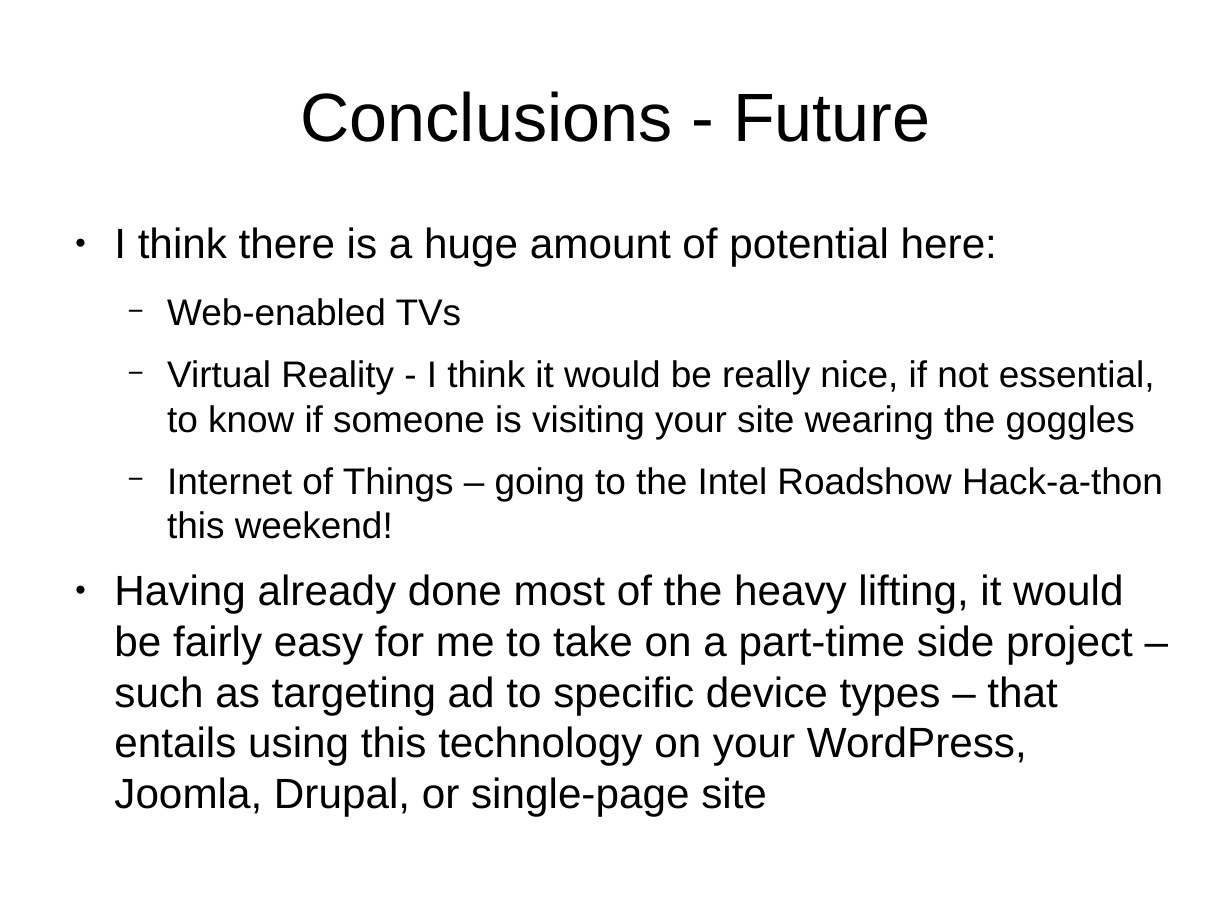
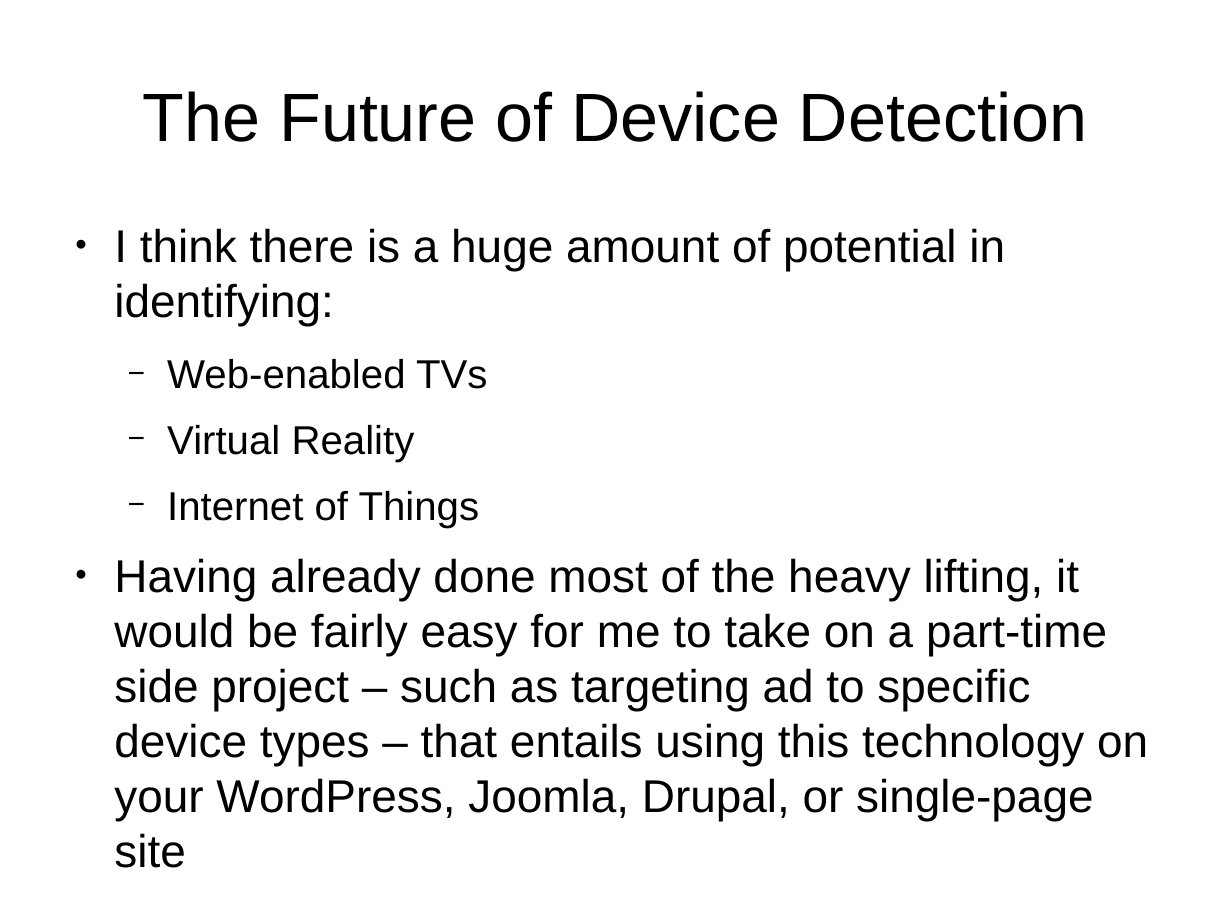
Before and after one commit to tomwhartung/jmws_accoutrements, a slide deck: slide 23 of presentations/2016_07-Drupal/9-slides.odp. Drawn at 1232x924 pixels with LibreOffice and Linux fonts; fonts in the diff are those of the drawing. Boxes give left, top, right and bottom in pixels: in the first picture for what was removed or moved away, otherwise in the second. Text is boxed around its words. In the diff, an @@ line names an element or a change of style, - is before the commit and + after.

```diff
--- a/presentations/2016_07-Drupal/9-slides.odp
+++ b/presentations/2016_07-Drupal/9-slides.odp
@@ title at (143, 91, 1087, 142): text changed @@
-Conclusions - Future
+The Future of Device Detection
@@ text at (114, 228, 1005, 326): text changed; size 27.2 to 29.6 pt @@
-● I think there is a huge amount of potential here:
+● I think there is a huge amount of potential in identifying:
@@ text at (114, 359, 1148, 868): size 23.8 to 25.9 pt in "Web-enabled TVs"; size 27.2 to 29.6 pt in "Having already done most of the heavy ..." @@
@@ text at (167, 425, 480, 528): text changed; size 23.8 to 25.9 pt @@
-  − Virtual Reality - I think it would be really nice, if not essential, to know if someone is visiting your site wearing the goggles
-  − Internet of Things – going to the Intel Roadshow Hack-a-thon this weekend!
+  − Virtual Reality
+  − Internet of Things
```
Also in this commit, not shown: 10 other slides changed, 2 slides removed.
